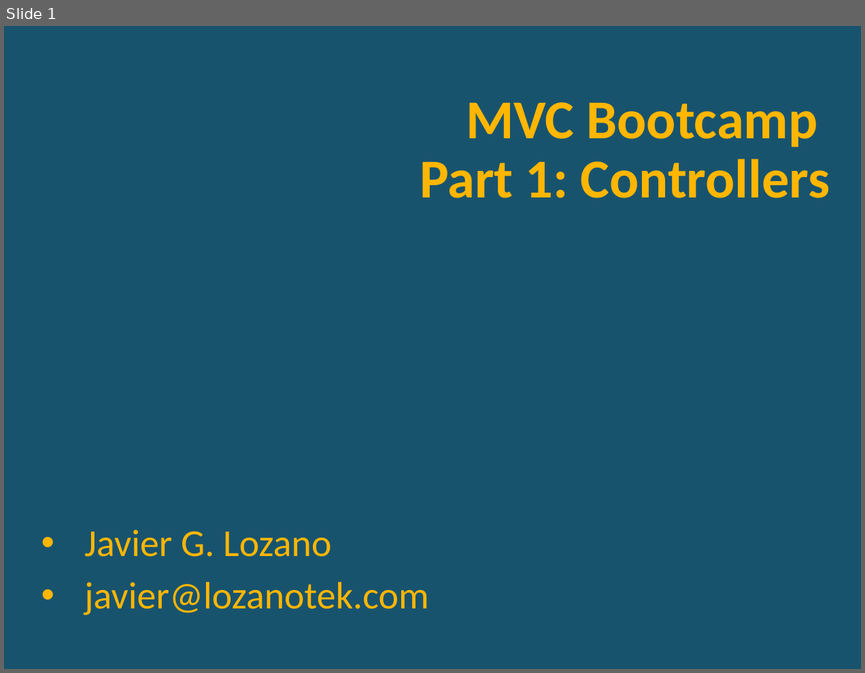
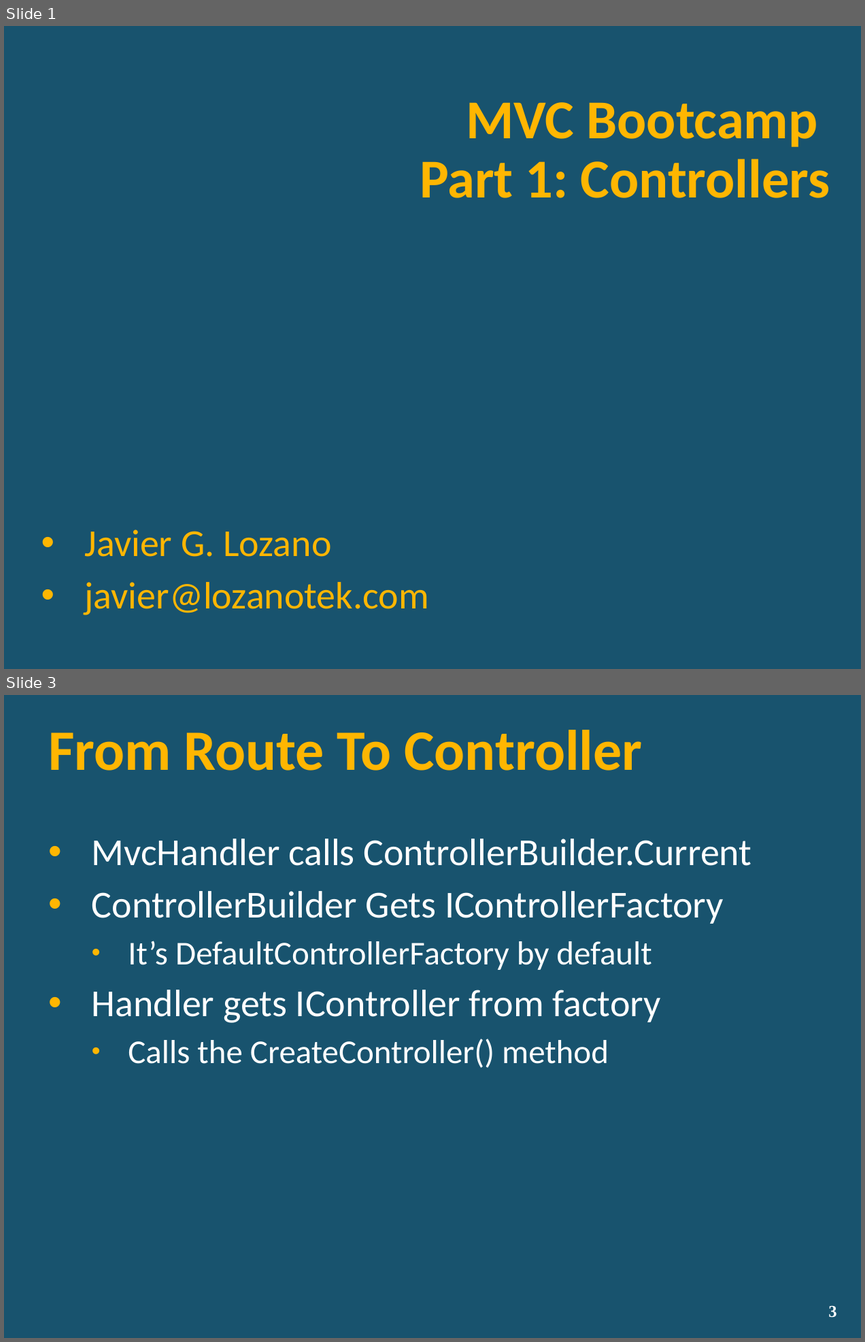
Before and after one commit to lozanotek/MVCBootcamp, a slide deck: slides/part1_controllers.pptx. Shown one above the other, each under a label of ours: slide 1 before the commit, slides 1 and 3 after it; the slides between them are not shown. The pictures are 865x673 and 865x1342 pixels, drawn with LibreOffice and Linux fonts; fonts in the diff are those of the drawing; background and template pictures are left out. Boxes give left, top, right and bottom in pixels: in the first picture for what was removed or moved away, otherwise in the second. Text is boxed around its words. In the diff, an @@ line names an element or a change of style, - is before the commit and + after.

Commit message:
Finished part 1.2 - controllers

```diff
--- a/slides/part1_controllers.pptx
+++ b/slides/part1_controllers.pptx
@@ slide 3 added at (x1=4, y1=695, x2=861, y2=1338), background picture (left out) @@
@@ title added at (x1=48, y1=730, x2=642, y2=770), 48 pt, text #FFB601, bold @@
+From Route To Controller
@@ text added at (x1=92, y1=838, x2=752, y2=1068), 32 pt, text #FFFFFF @@
+• MvcHandler calls ControllerBuilder.Current
+• ControllerBuilder Gets IControllerFactory
+  • It’s DefaultControllerFactory by default
+• Handler gets IController from factory
+  • Calls the CreateController() method
@@ page number added at (x1=828, y1=1305, x2=836, y2=1317), 14 pt, text #FFFFFF, bold @@
+3
```
Also in this commit, not shown: 8 other slides added, 2 slides removed.
